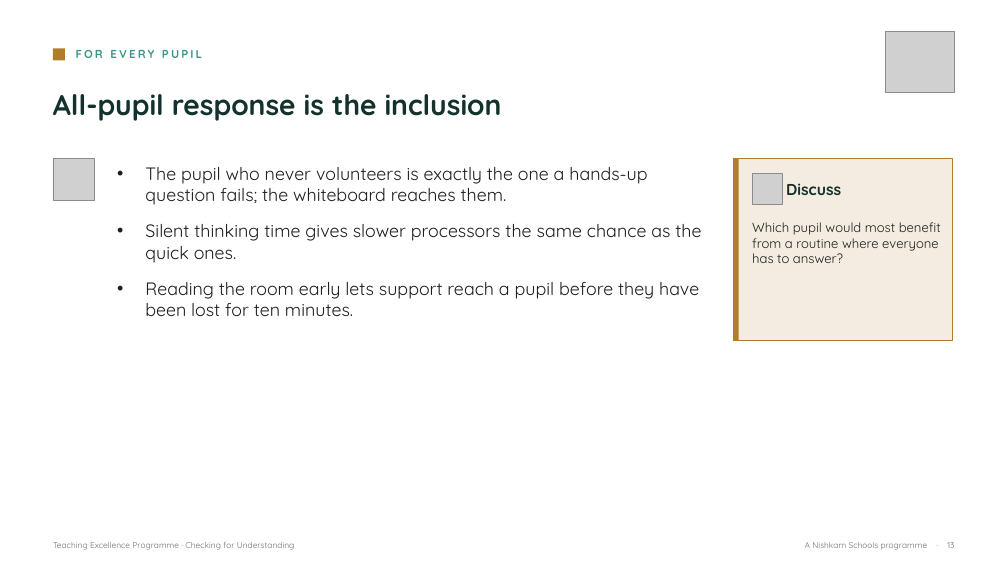
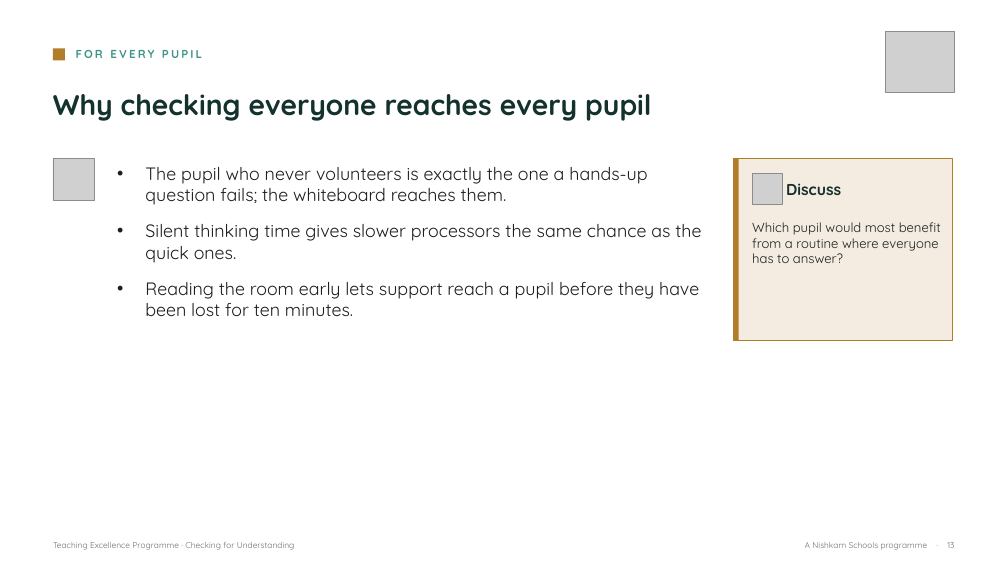
Before and after one commit to NSWLTandL/teachinglearninghub, a slide deck: slide 13 of Pillar4-Checking-for-Understanding-facilitator-deck.pptx. Drawn at 1008x567 pixels with LibreOffice and Linux fonts; fonts in the diff are those of the drawing; grey boxes stand for pictures. Boxes give left, top, right and bottom in pixels: in the first picture for what was removed or moved away, otherwise in the second. Text is boxed around its words. In the diff, an @@ line names an element or a change of style, - is before the commit and + after.

```diff
--- a/Pillar4-Checking-for-Understanding-facilitator-deck.pptx
+++ b/Pillar4-Checking-for-Understanding-facilitator-deck.pptx
@@ text at bbox=[53, 94, 651, 121]: text changed @@
-All-pupil response is the inclusion
+Why checking everyone reaches every pupil
```
Also in this commit, not shown: 5 other slides changed, 13 other files.
